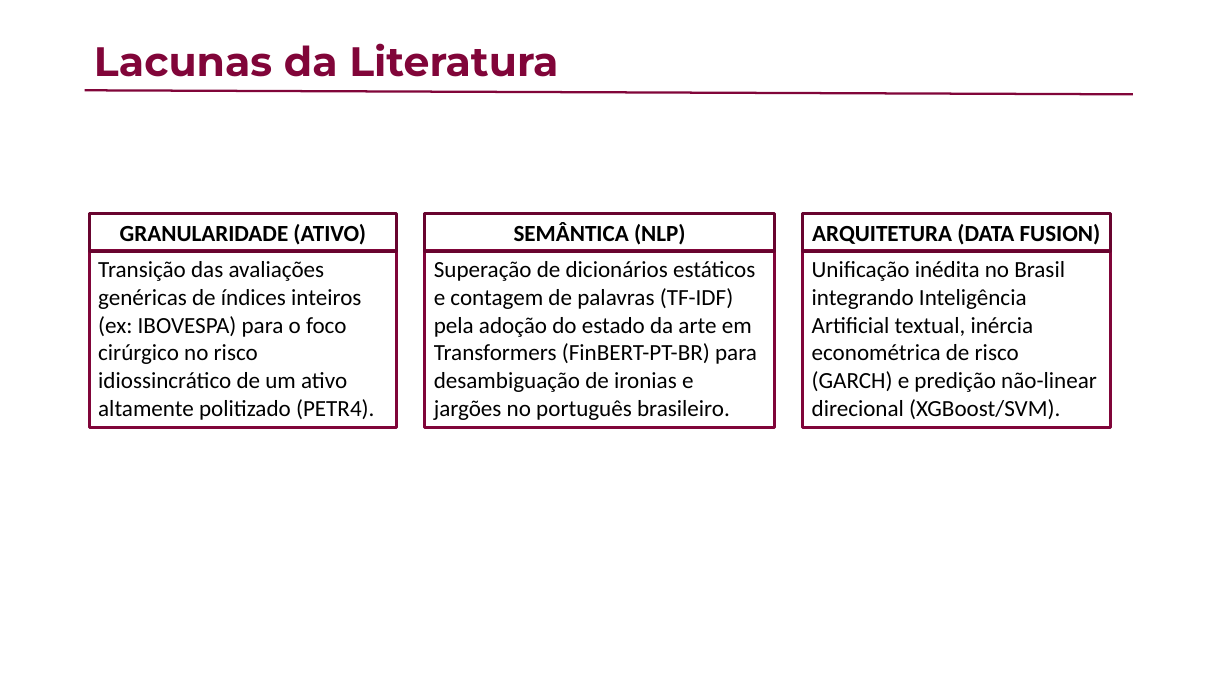
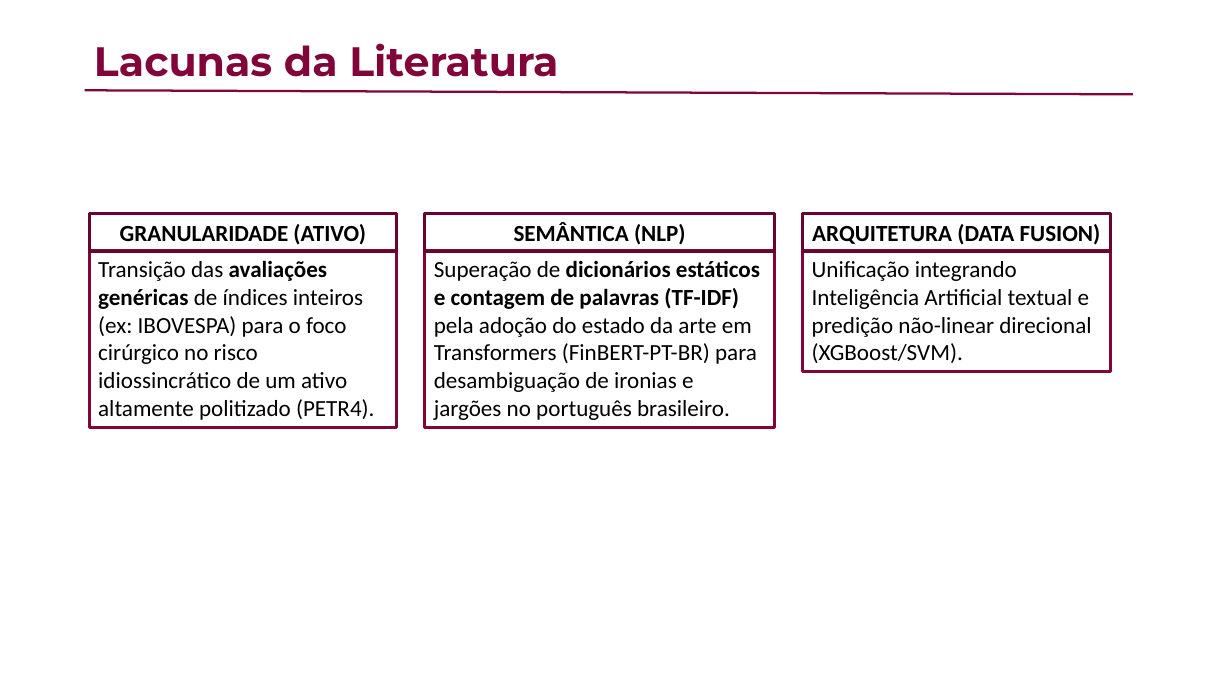
Before and after one commit to vanderbarbosa/coleta_dados_petr4, a slide deck: slide 18 of seminario_julho2026/Apresentacao_Seminario_Julho2026.pptx. Drawn at 1232x693 pixels with LibreOffice and Linux fonts; fonts in the diff are those of the drawing; background and template pictures are left out. Boxes give left, top, right and bottom in pixels: in the first picture for what was removed or moved away, otherwise in the second. Text is boxed around its words. In the diff, an @@ line names an element or a change of style, - is before the commit and + after.

```diff
--- a/seminario_julho2026/Apresentacao_Seminario_Julho2026.pptx
+++ b/seminario_julho2026/Apresentacao_Seminario_Julho2026.pptx
@@ rectangle "Transição das avaliações genéricas de ..." at (89, 250, 396, 428): bold on in "avaliações genéricas" @@
@@ rectangle "Superação de dicionários estáticos e ..." at (425, 250, 775, 428): bold on in "dicionários estáticos e contagem de palavras (TF-IDF)" @@
@@ rectangle "Unificação integrando Inteligência Artificial textual ...": place and size @@
-rectangle "Unificação integrando Inteligência Artificial textual ..." at (803, 250, 1111, 428)
+rectangle "Unificação integrando Inteligência Artificial textual ..." at (803, 250, 1111, 372)
@@ text in rectangle at (812, 261, 1091, 363): text changed @@
-Unificação inédita no Brasil integrando Inteligência Artificial textual, inércia econométrica de risco (GARCH) e predição não-linear direcional (XGBoost/SVM).
+Unificação integrando Inteligência Artificial textual e predição não-linear direcional (XGBoost/SVM).
```
Also in this commit, not shown: 15 other slides changed, 27 other files.
